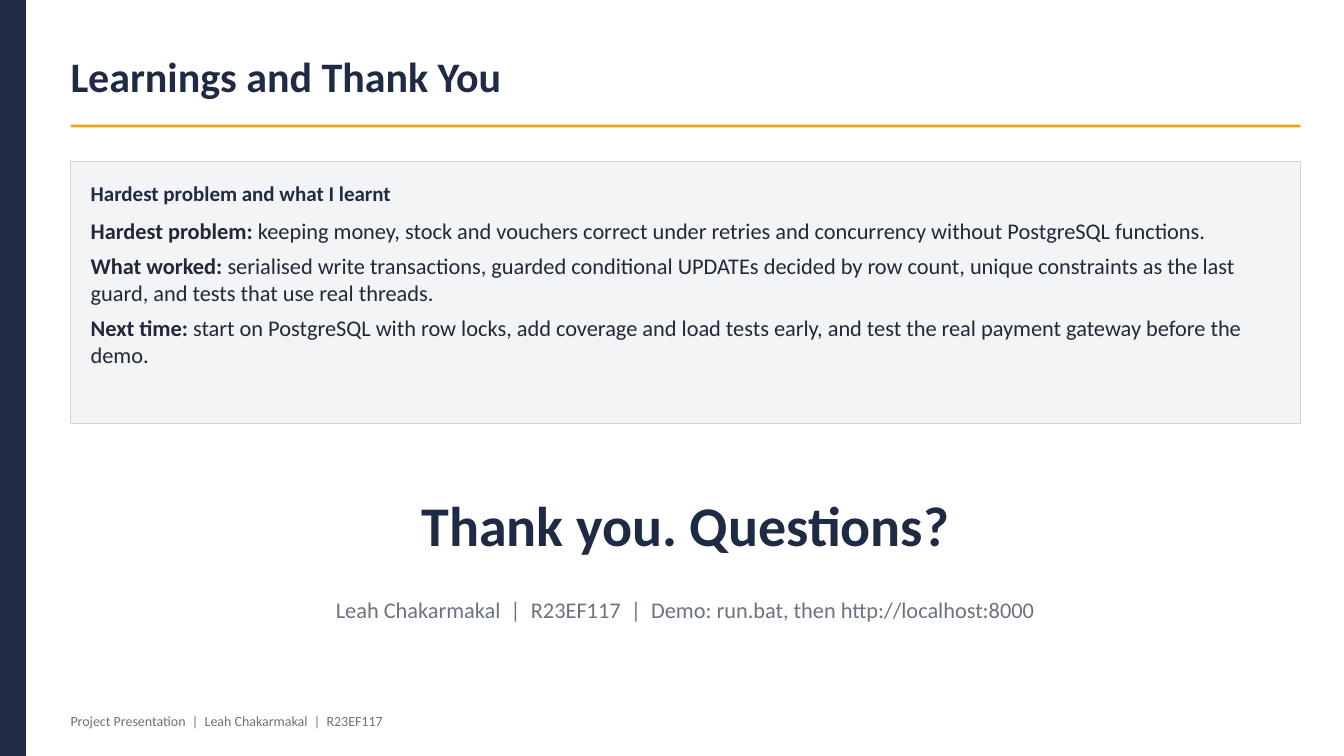
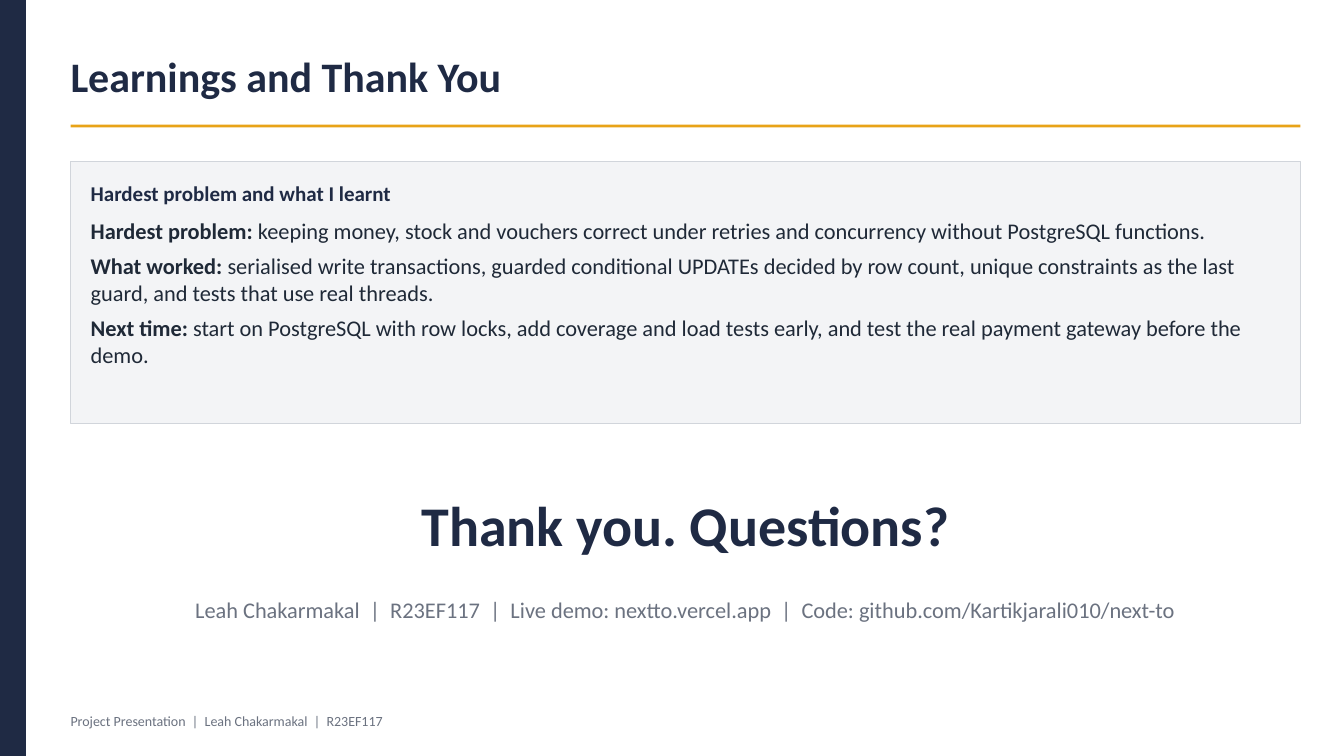
Before and after one commit to Kartikjarali010/next-to, a slide deck: slide 12 of docs/NextTo_Phase1_Presentation_Leah.pptx. Drawn at 1344x756 pixels with LibreOffice and Linux fonts; fonts in the diff are those of the drawing. Boxes give left, top, right and bottom in pixels: in the first picture for what was removed or moved away, otherwise in the second. Text is boxed around its words. In the diff, an @@ line names an element or a change of style, - is before the commit and + after.

Commit message:
Add live demo and repo links to both presentations

```diff
--- a/docs/NextTo_Phase1_Presentation_Leah.pptx
+++ b/docs/NextTo_Phase1_Presentation_Leah.pptx
@@ text at (195, 602, 1174, 622): text changed @@
-Leah Chakarmakal | R23EF117 | Demo: run.bat, then http://localhost:8000
+Leah Chakarmakal | R23EF117 | Live demo: nextto.vercel.app | Code: github.com/Kartikjarali010/next-to
```
Also in this commit, not shown: 1 other file.
